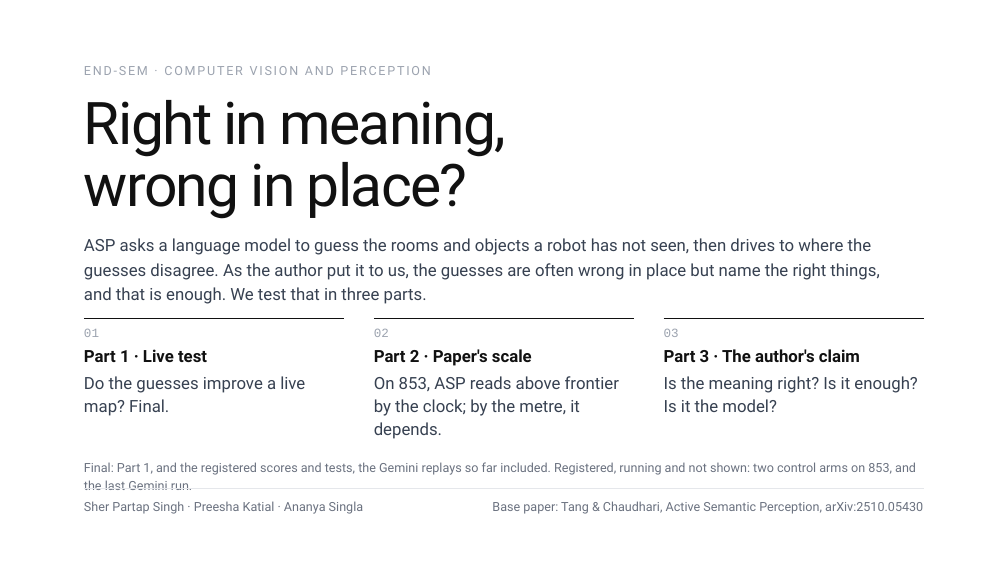
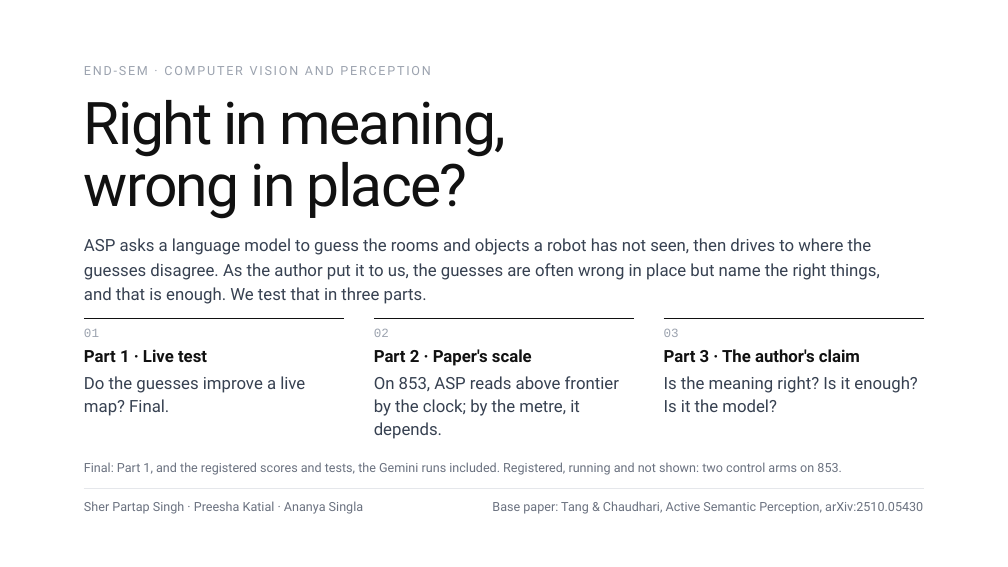
Before and after one commit to Sher110106/validity-aware-active-semantic-exploration, a slide deck: slide 1 of docs/endsem_2026-11/ASP_Endsem.pptx. Drawn at 1008x567 pixels with LibreOffice and Linux fonts; fonts in the diff are those of the drawing. Boxes give left, top, right and bottom in pixels: in the first picture for what was removed or moved away, otherwise in the second. Text is boxed around its words. In the diff, an @@ line names an element or a change of style, - is before the commit and + after.

```diff
--- a/docs/endsem_2026-11/ASP_Endsem.pptx
+++ b/docs/endsem_2026-11/ASP_Endsem.pptx
@@ text at (84, 462, 842, 475): text changed @@
-Final: Part 1, and the registered scores and tests, the Gemini replays so far included. Registered, running and not shown: two control arms on 853, and the last Gemini run.
+Final: Part 1, and the registered scores and tests, the Gemini runs included. Registered, running and not shown: two control arms on 853.
```
Also in this commit, not shown: 6 other slides changed, 2 slides added, 9 other files.
